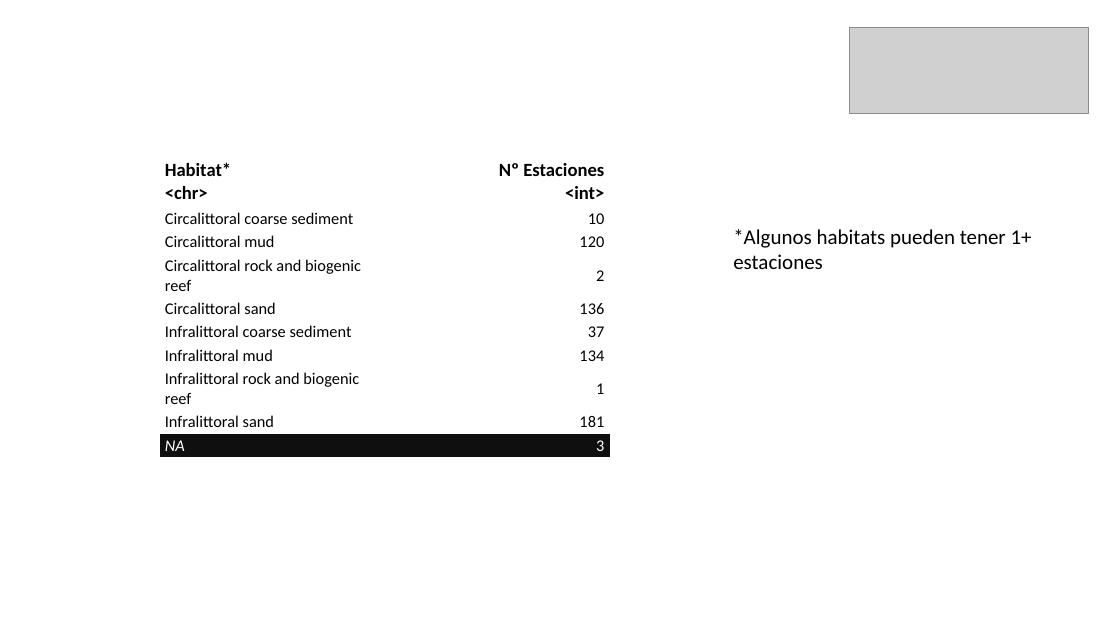
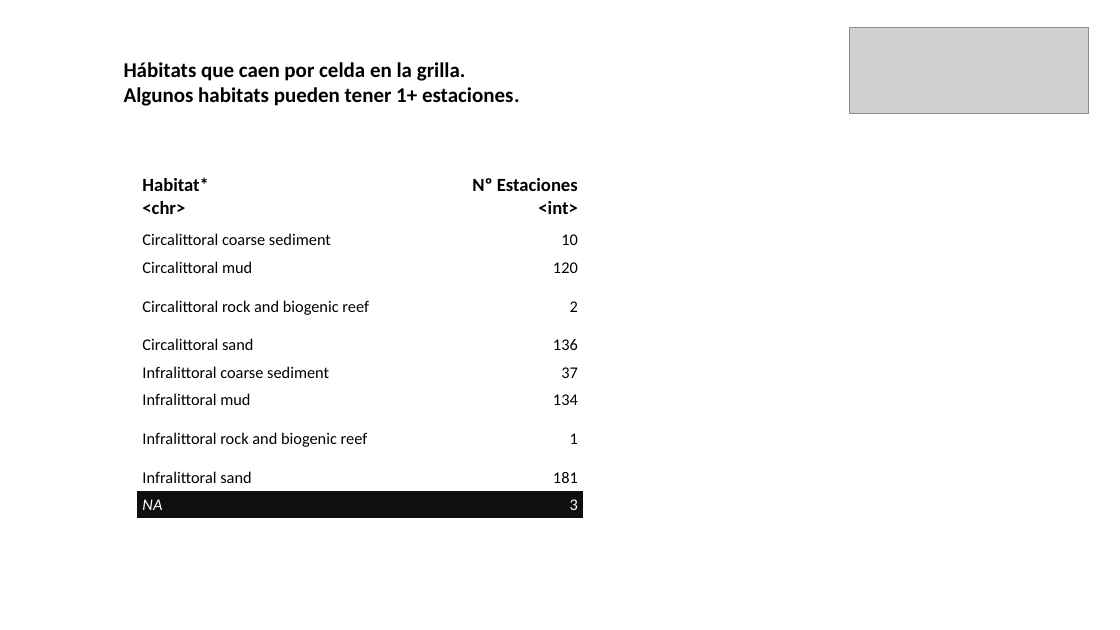
Before and after one commit to MauroMardones/IN_BENTOS, a slide deck: slide 3 of PPT/DudasBESITOS_1.pptx (slide 4 before the commit). Drawn at 1120x630 pixels with LibreOffice and Linux fonts; fonts in the diff are those of the drawing; grey boxes stand for pictures. Boxes give left, top, right and bottom in pixels: in the first picture for what was removed or moved away, otherwise in the second. Text is boxed around its words. In the diff, an @@ line names an element or a change of style, - is before the commit and + after.

```diff
--- a/PPT/DudasBESITOS_1.pptx
+++ b/PPT/DudasBESITOS_1.pptx
@@ text at bbox=[124, 62, 520, 106]: text changed; bold on @@
-*Algunos habitats pueden tener 1+ estaciones
+Hábitats que caen por celda en la grilla.
+Algunos habitats pueden tener 1+ estaciones.
@@ table: place and size @@
-table at bbox=[160, 155, 610, 455]
+table at bbox=[137, 166, 583, 518]
```
Also in this commit, not shown: 2 other slides changed, 3 slides added, 1 slide removed, 2 other files.
